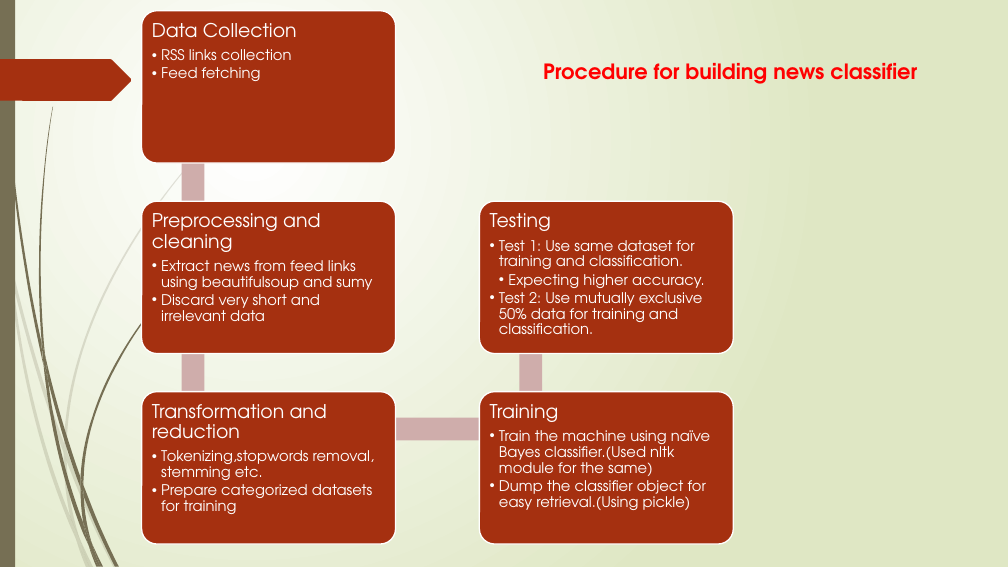
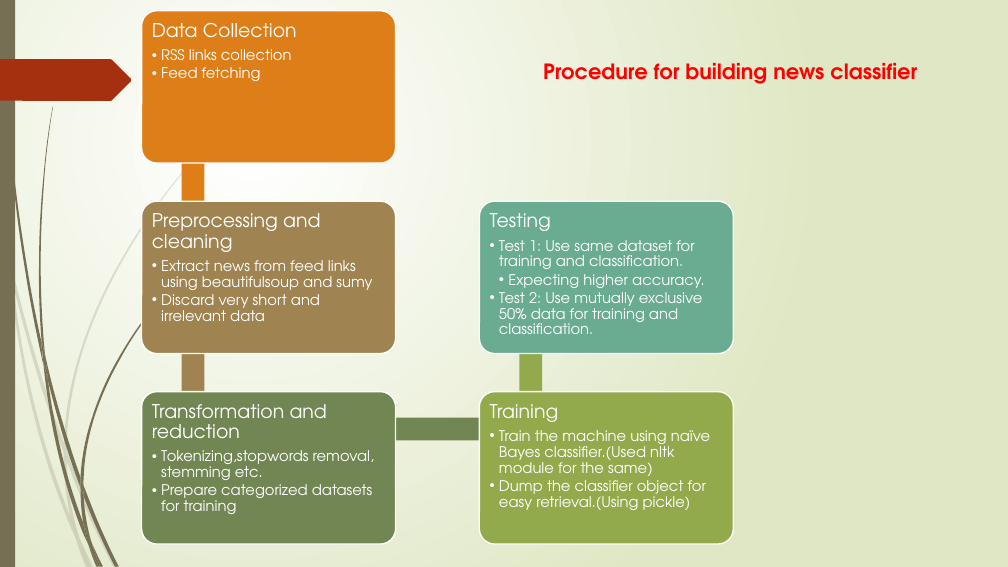
Before and after one commit to sujithcp/NewsAnalyser, a slide deck: slide 3 of presentation/Project.pptx. Drawn at 1008x567 pixels with LibreOffice and Linux fonts; fonts in the diff are those of the drawing. Boxes give left, top, right and bottom in pixels: in the first picture for what was removed or moved away, otherwise in the second. Text is boxed around its words. In the diff, an @@ line names an element or a change of style, - is before the commit and + after.

```diff
--- a/presentation/Project.pptx
+++ b/presentation/Project.pptx
@@ rounded rectangle at (141, 11, 395, 163): fill #A53010 to #DE7E18 @@
@@ rectangle at (181, 48, 204, 237): fill #CFAEAB to #DE7E18 @@
@@ rounded rectangle at (141, 201, 395, 354): fill #A53010 to #9F8351 @@
@@ rounded rectangle at (479, 201, 734, 354): fill #A53010 to #6AAC91 @@
@@ rectangle at (181, 239, 204, 428): fill #CFAEAB to #9F8351 @@
@@ rectangle at (520, 239, 542, 428): fill #CFAEAB to #92AA4C @@
@@ rounded rectangle at (141, 392, 395, 544): fill #A53010 to #728653 @@
@@ rectangle at (194, 417, 530, 440): fill #CFAEAB to #728653 @@
@@ rounded rectangle at (479, 392, 734, 544): fill #A53010 to #92AA4C @@
```
Also in this commit, not shown: 7 other slides changed, 2 slides added, 1 slide removed, 1 other file.
